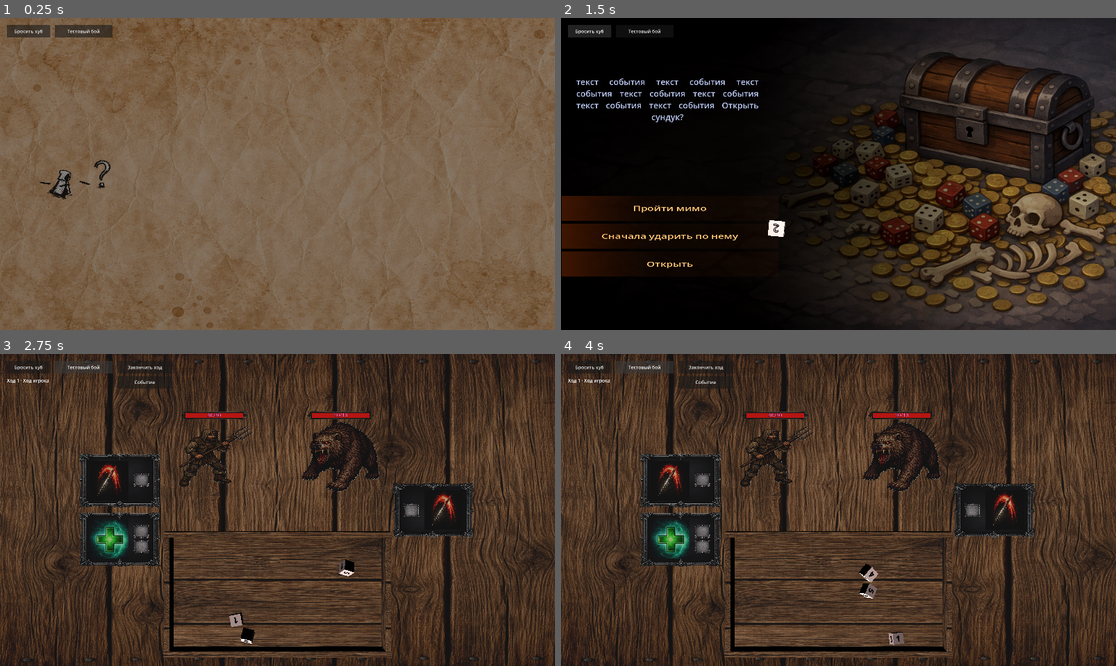
Above: before the commit, frames 1-4 (two rows, left to right).
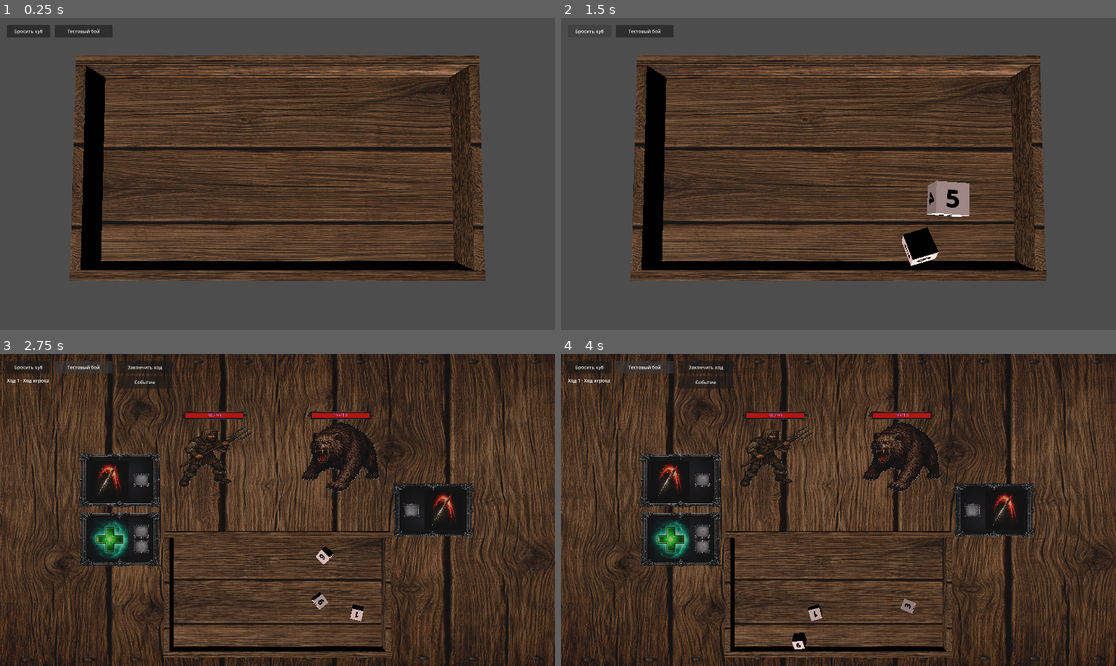
Above: after the commit, the same moments.

Repository: olegbogai-web/dicegame
Game: Godot game, scene res://scenes/board.tscn
The game is run twice, just before and just after one commit, with the same random seed, the same clock (stepped at 60 frames per second) and the same inputs. Before the commit the project starts from res://scenes/global_map_room.tscn.
Inputs:
- Up to frame 1 (0.25 s): no input
- Up to frame 2 (1.5 s): click "Бросить куб" at 0.5 s; click "Бросить куб" at 1.25 s
- Up to frame 3 (2.75 s): click "Тестовый бой" at 2 s
- Up to frame 4 (4 s): click "Бросить куб" at 2.75 s; click "Тестовый бой" at 3.5 s

The runs differ from the first frame. In frame 1, 94% of the frame differs, in the area x 0-100%, y 0-100%; in frame 2, 87%; in frame 3, 0.6%; in frame 4, 0.6%.

Commit message:
Revert "Implement global map flow, hero movement, and transition to event room"

Diff:
--- a/content/global_map/global_map_room.gd
+++ /dev/null
@@ -1,27 +0,0 @@
-extends Node3D
-class_name GlobalMapRoom
-
-const GlobalMapFlowOrchestrator = preload("res://content/global_map/runtime/global_map_flow_orchestrator.gd")
-
-@onready var _camera: Camera3D = $camera_map
-@onready var _hero_icon: MeshInstance3D = $hero_icon
-@onready var _event_icon: MeshInstance3D = $event_icon
-@onready var _dash: MeshInstance3D = $dash
-@onready var _dash2: MeshInstance3D = $dash2
-@onready var _dash3: MeshInstance3D = $dash3
-
-var _flow_orchestrator := GlobalMapFlowOrchestrator.new()
-
-
-func _ready() -> void:
-	if _camera != null:
-		_camera.current = true
-	_flow_orchestrator.configure(self, _camera, _hero_icon, _event_icon, [_dash, _dash2, _dash3])
-
-
-func _process(delta: float) -> void:
-	_flow_orchestrator.process(delta)
-
-
-func _unhandled_input(event: InputEvent) -> void:
-	_flow_orchestrator.handle_input(event)
--- a/content/global_map/presentation/global_map_event_icon_presenter.gd
+++ /dev/null
@@ -1,14 +0,0 @@
-extends RefCounted
-class_name GlobalMapEventIconPresenter
-
-var _event_icon: Node3D
-
-
-func configure(event_icon: Node3D) -> void:
-	_event_icon = event_icon
-
-
-func hide() -> void:
-	if _event_icon == null:
-		return
-	_event_icon.visible = false
--- a/content/global_map/presentation/global_map_fade_transition_presenter.gd
+++ /dev/null
@@ -1,33 +0,0 @@
-extends RefCounted
-class_name GlobalMapFadeTransitionPresenter
-
-const FADE_DURATION := 0.5
-
-var _owner: Node
-var _overlay_layer: CanvasLayer
-var _overlay_rect: ColorRect
-
-
-func configure(owner: Node) -> void:
-	_owner = owner
-	if _owner == null:
-		return
-	_overlay_layer = CanvasLayer.new()
-	_overlay_layer.layer = 100
-	_overlay_layer.process_mode = Node.PROCESS_MODE_ALWAYS
-	_owner.add_child(_overlay_layer)
-
-	_overlay_rect = ColorRect.new()
-	_overlay_rect.color = Color(0.0, 0.0, 0.0, 0.0)
-	_overlay_rect.set_anchors_preset(Control.PRESET_FULL_RECT)
-	_overlay_layer.add_child(_overlay_rect)
-
-
-func play_fade_out() -> Signal:
-	if _owner == null:
-		return Signal()
-	if _overlay_rect == null:
-		return _owner.get_tree().process_frame
-	var tween := _owner.create_tween()
-	tween.tween_property(_overlay_rect, "color:a", 1.0, FADE_DURATION)
-	return tween.finished
--- a/content/global_map/presentation/hero_icon_movement_controller.gd
+++ /dev/null
@@ -1,85 +0,0 @@
-extends RefCounted
-class_name HeroIconMovementController
-
-const HERO_STRAIGHT_TEXTURE := preload("res://assets/global_map/hero_straight.png")
-const HERO_RIGHT_TEXTURE := preload("res://assets/global_map/hero_right.png")
-const HERO_BACK_TEXTURE := preload("res://assets/global_map/hero_back.png")
-
-const FORWARD_EPSILON := 0.02
-
-var _hero_icon: MeshInstance3D
-var _base_scale: Vector3
-var _material: StandardMaterial3D
-
-
-func configure(hero_icon: MeshInstance3D) -> void:
-	_hero_icon = hero_icon
-	if _hero_icon == null:
-		return
-	_base_scale = _hero_icon.scale
-	var source_material := _hero_icon.material_override as StandardMaterial3D
-	if source_material != null:
-		_material = source_material.duplicate() as StandardMaterial3D
-		_hero_icon.material_override = _material
-	_set_straight_sprite()
-
-
-func update_direction(from_point: Vector3, to_point: Vector3) -> void:
-	var direction := to_point - from_point
-	if absf(direction.z) > absf(direction.x):
-		if direction.z > FORWARD_EPSILON:
-			_set_straight_sprite()
-			_set_flip(false)
-			return
-		_set_back_sprite()
-		_set_flip(false)
-		return
-
-	_set_right_sprite()
-	if direction.x >= 0.0:
-		_set_flip(false)
-		return
-	_set_flip(true)
-
-
-func snap_to_idle() -> void:
-	_set_straight_sprite()
-	_set_flip(false)
-
-
-func set_world_position(world_position: Vector3) -> void:
-	if _hero_icon == null:
-		return
-	_hero_icon.global_position = world_position
-
-
-func get_world_position() -> Vector3:
-	if _hero_icon == null:
-		return Vector3.ZERO
-	return _hero_icon.global_position
-
-
-func _set_straight_sprite() -> void:
-	if _material == null:
-		return
-	_material.albedo_texture = HERO_STRAIGHT_TEXTURE
-
-
-func _set_right_sprite() -> void:
-	if _material == null:
-		return
-	_material.albedo_texture = HERO_RIGHT_TEXTURE
-
-
-func _set_back_sprite() -> void:
-	if _material == null:
-		return
-	_material.albedo_texture = HERO_BACK_TEXTURE
-
-
-func _set_flip(is_flipped: bool) -> void:
-	if _hero_icon == null:
-		return
-	var target_scale := _base_scale
-	target_scale.x = -absf(_base_scale.x) if is_flipped else absf(_base_scale.x)
-	_hero_icon.scale = target_scale
--- a/content/global_map/runtime/global_map_flow_orchestrator.gd
+++ /dev/null
@@ -1,105 +0,0 @@
-extends RefCounted
-class_name GlobalMapFlowOrchestrator
-
-const HeroIconMovementController = preload("res://content/global_map/presentation/hero_icon_movement_controller.gd")
-const GlobalMapFadeTransitionPresenter = preload("res://content/global_map/presentation/global_map_fade_transition_presenter.gd")
-const GlobalMapEventIconPresenter = preload("res://content/global_map/presentation/global_map_event_icon_presenter.gd")
-const GlobalMapRuntimeState = preload("res://content/global_map/runtime/global_map_runtime_state.gd")
-
-const EVENT_ROOM_SCENE_PATH := "res://scenes/event_room.tscn"
-const HERO_MOVE_SPEED := 9.5
-const EVENT_PICK_RADIUS := 55.0
-
-var _owner: Node3D
-var _camera: Camera3D
-var _event_icon: MeshInstance3D
-var _road_nodes: Array[Node3D] = []
-var _hero_movement := HeroIconMovementController.new()
-var _fade_presenter := GlobalMapFadeTransitionPresenter.new()
-var _event_presenter := GlobalMapEventIconPresenter.new()
-var _state := GlobalMapRuntimeState.new()
-var _path_points: Array[Vector3] = []
-var _path_index := 0
-
-
-func configure(owner: Node3D, camera: Camera3D, hero_icon: MeshInstance3D, event_icon: MeshInstance3D, road_nodes: Array[Node3D]) -> void:
-	_owner = owner
-	_camera = camera
-	_event_icon = event_icon
-	_road_nodes = road_nodes.duplicate()
-	_hero_movement.configure(hero_icon)
-	_fade_presenter.configure(owner)
-	_event_presenter.configure(event_icon)
-	_build_path_points()
-
-
-func process(delta: float) -> void:
-	if _state.is_transition_in_progress:
-		return
-	if _path_index >= _path_points.size():
-		return
-
-	var current_position := _hero_movement.get_world_position()
-	var target_position := _path_points[_path_index]
-	_hero_movement.update_direction(current_position, target_position)
-
-	var next_position := current_position.move_toward(target_position, HERO_MOVE_SPEED * delta)
-	_hero_movement.set_world_position(next_position)
-	if next_position.distance_to(target_position) <= 0.02:
-		_path_index += 1
-		if _path_index >= _path_points.size():
-			_on_event_reached()
-
-
-func handle_input(event: InputEvent) -> void:
-	if _state.is_transition_in_progress:
-		return
-	if _state.event_reached:
-		return
-	if _path_points.is_empty():
-		return
-	if not event is InputEventMouseButton:
-		return
-
-	var mouse_event := event as InputEventMouseButton
-	if not mouse_event.pressed or mouse_event.button_index != MOUSE_BUTTON_LEFT:
-		return
-
-	if not _is_event_icon_clicked(mouse_event.position):
-		return
-
-	_path_index = 0
-
-
-func _is_event_icon_clicked(mouse_position: Vector2) -> bool:
-	if _camera == null or _event_icon == null:
-		return false
-	if not _event_icon.visible:
-		return false
-	var projected := _camera.unproject_position(_event_icon.global_position)
-	return projected.distance_to(mouse_position) <= EVENT_PICK_RADIUS
-
-
-func _build_path_points() -> void:
-	_path_points.clear()
-	for road_node in _road_nodes:
-		if road_node == null:
-			continue
-		_path_points.append(road_node.global_position)
-	if _event_icon != null:
-		_path_points.append(_event_icon.global_position)
-
-
-func _on_event_reached() -> void:
-	if _state.event_reached:
-		return
-	_state.event_reached = true
-	_state.is_transition_in_progress = true
-	await _play_enter_room_animation()
-	_owner.get_tree().change_scene_to_file(EVENT_ROOM_SCENE_PATH)
-
-
-func _play_enter_room_animation() -> void:
-	_hero_movement.snap_to_idle()
-	_event_presenter.hide()
-	await _fade_presenter.play_fade_out()
--- a/content/global_map/runtime/global_map_runtime_state.gd
+++ /dev/null
@@ -1,5 +0,0 @@
-extends RefCounted
-class_name GlobalMapRuntimeState
-
-var is_transition_in_progress := false
-var event_reached := false
--- a/project.godot
+++ b/project.godot
@@ -11,7 +11,7 @@
 [application]
 
 config/name="dicegame"
-run/main_scene="res://scenes/global_map_room.tscn"
+run/main_scene="res://scenes/board.tscn"
 config/features=PackedStringArray("4.6", "Forward Plus")
 config/icon="res://icon.svg"
 
--- a/scenes/global_map_room.tscn
+++ b/scenes/global_map_room.tscn
@@ -5,7 +5,6 @@
 [ext_resource type="Texture2D" uid="uid://d3dobsnryhi6d" path="res://assets/global_map/dash.png" id="3_aqsb5"]
 [ext_resource type="Texture2D" uid="uid://pmb07bl5pnlo" path="res://assets/global_map/question_mark.png" id="4_f4nsl"]
 [ext_resource type="PackedScene" uid="uid://0ssqyi084mdh" path="res://scenes/board.tscn" id="5_isgup"]
-[ext_resource type="Script" path="res://content/global_map/global_map_room.gd" id="6_map_controller"]
 
 [sub_resource type="StandardMaterial3D" id="StandardMaterial3D_vux7t"]
 albedo_texture = ExtResource("1_7nkcx")
@@ -25,7 +24,6 @@
 albedo_texture = ExtResource("4_f4nsl")
 
 [node name="Node3D" type="Node3D" unique_id=1188740420]
-script = ExtResource("6_map_controller")
 
 [node name="background" type="MeshInstance3D" parent="." unique_id=1259952756]
 transform = Transform3D(16, 0, 0, 0, 1, 0, 0, 0, 9, -0.023618698, 0, 0)
